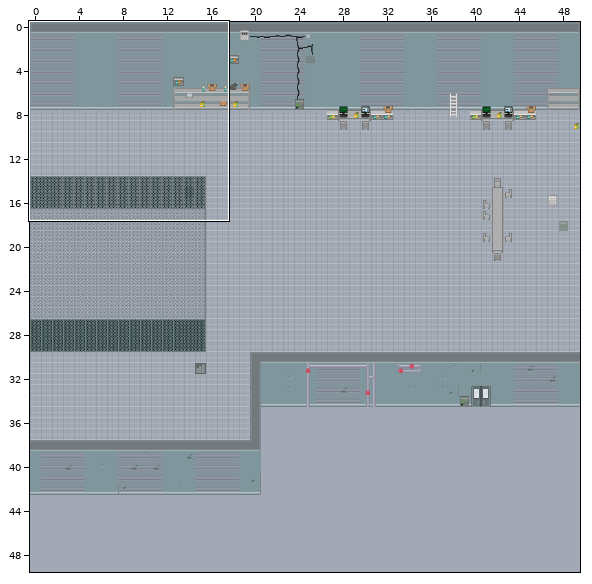
An edit to a level. Tiled map, maps/level-2.tmx. Above: a wide view before the commit, with the close-up outlined.
Close-up. Old version:
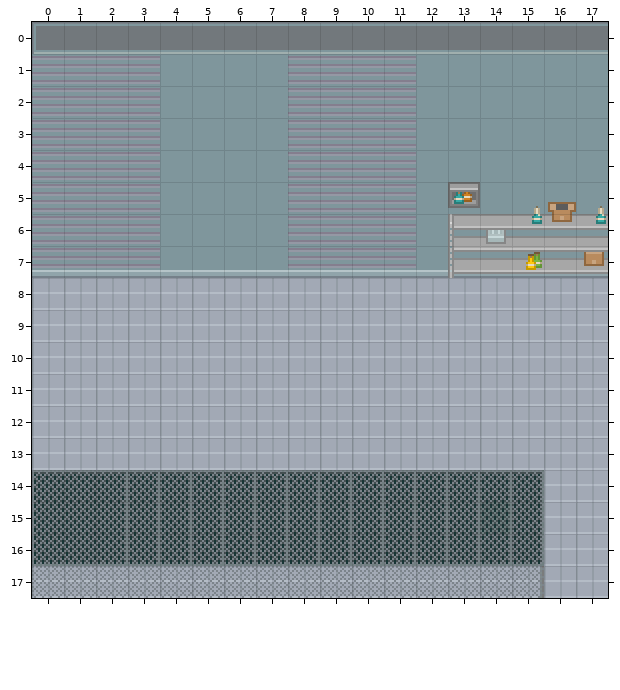
Cells are 16x16 px. Shown: x 0..17, y 0..17. The commit also changed other parts of the map, which this record leaves out.
After:
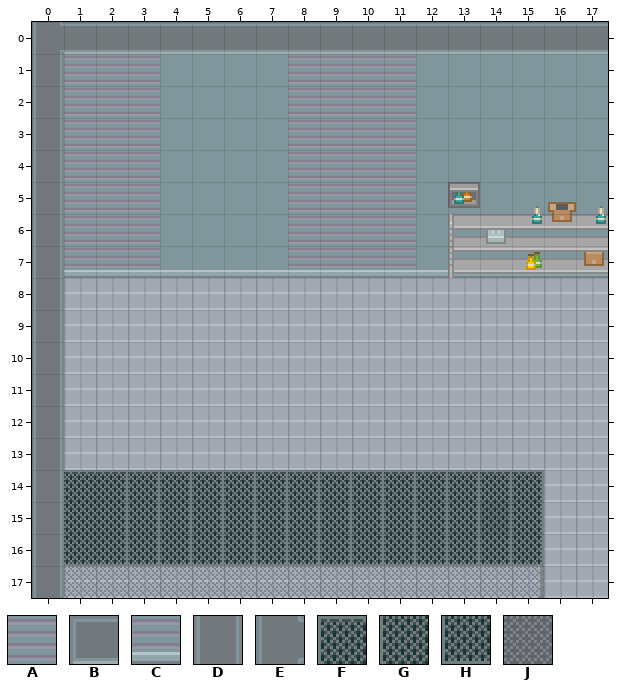
Key: from "factory_tileset": A 214, B 226, C 266, D 329, E 332, F 832, G 884, H 936, J 1097.
_ is an empty cell.
Commit: walls added to boundaries of all maps
What changed:
Layer "Walls":
The author changed tile A to tile D in rows 1 to 6 at x 0.
The author changed tile C to tile D in row 7 at x 0.
The author changed tile F to tile D in row 14 at x 0.
The author changed tile G to tile D in row 15 at x 0.
The author changed tile H to tile D in row 16 at x 0.
Tile D now appears in rows 8 to 13 at x 0; in row 17 at x 0.
The author changed tile B to tile E in row 0 at x 0.
Layer "props":
The author cleared tile J in rows 14 to 17 at x 0.
Boxes around the changes in both close-ups, in picture pixels (x1, y1, x2, y2):
changed: (32, 22, 64, 598)
